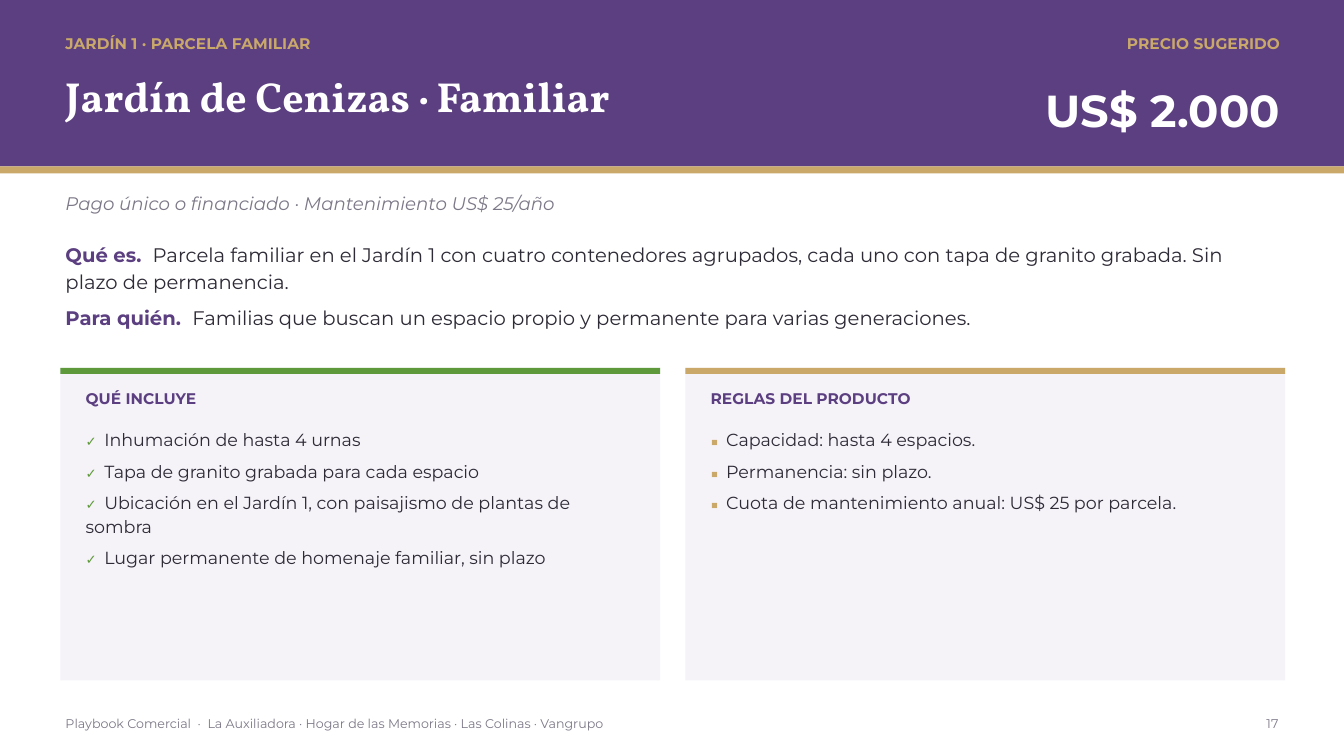
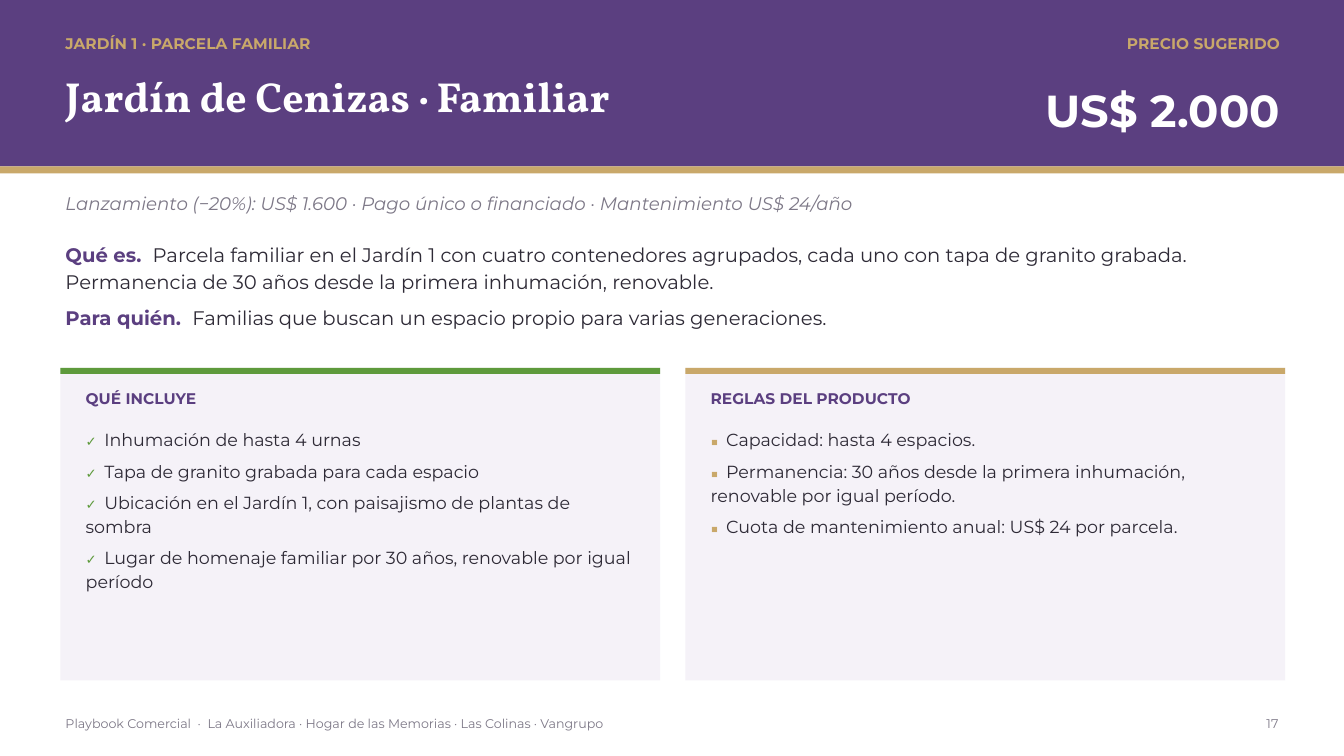
Before and after one commit to os267/teste, a slide deck: slide 17 of playbook/salida/Playbook_Comercial_Cremacion_Vangrupo.pptx. Drawn at 1344x756 pixels with LibreOffice and Linux fonts; fonts in the diff are those of the drawing. Boxes give left, top, right and bottom in pixels: in the first picture for what was removed or moved away, otherwise in the second. Text is boxed around its words. In the diff, an @@ line names an element or a change of style, - is before the commit and + after.

```diff
--- a/playbook/salida/Playbook_Comercial_Cremacion_Vangrupo.pptx
+++ b/playbook/salida/Playbook_Comercial_Cremacion_Vangrupo.pptx
@@ text at <box>65,194,852,214</box>: text changed @@
-Pago único o financiado · Mantenimiento US$ 25/año
+Lanzamiento (−20%): US$ 1.600 · Pago único o financiado · Mantenimiento US$ 24/año
@@ text at <box>65,247,1187,329</box>: text changed @@
-Qué es. Parcela familiar en el Jardín 1 con cuatro contenedores agrupados, cada uno con tapa de granito grabada. Sin plazo de permanencia.
-Para quién. Familias que buscan un espacio propio y permanente para varias generaciones.
+Qué es. Parcela familiar en el Jardín 1 con cuatro contenedores agrupados, cada uno con tapa de granito grabada. Permanencia de 30 años desde la primera inhumación, renovable.
+Para quién. Familias que buscan un espacio propio para varias generaciones.
@@ text at <box>711,465,1185,537</box>: text changed @@
-■ Permanencia: sin plazo.
-■ Cuota de mantenimiento anual: US$ 25 por parcela.
+■ Permanencia: 30 años desde la primera inhumación, renovable por igual período.
+■ Cuota de mantenimiento anual: US$ 24 por parcela.
@@ text at <box>86,551,630,592</box>: text changed @@
-✓ Lugar permanente de homenaje familiar, sin plazo
+✓ Lugar de homenaje familiar por 30 años, renovable por igual período
```
Also in this commit, not shown: 16 other slides changed, 12 other files.
